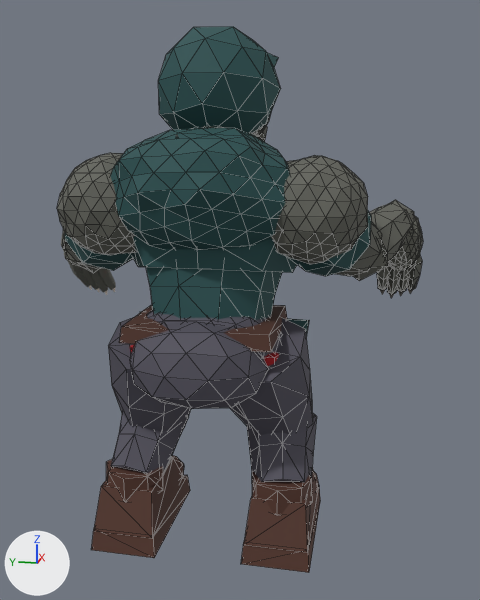
The glTF model assets/inf.alpha-hoodie/model.glb: old version first, new version second.
Both versions are drawn from a camera (50 mm lens) standing at (-2.807, -0.717, 1.888) and looking at (0.274, -0.101, 1.117). The lights are fixed; the arrows at lower left show +X, +Y and +Z. The older version comes first. Mesh edges are drawn as thin lines on the coarser meshes. Where no turn or scale is listed for an object, it has been applied to the vertices. Vertices at exactly the same position are counted once.

Objects in the first picture: 'armL__alpha', 'armR__alpha', 'footL__alpha', 'footR__alpha', 'handR__alpha', 'head__alpha', 'hip__alpha', 'legL__alpha', 'legR__alpha', 'shinL__alpha', 'shinR__alpha', 'torso__alpha' and 4 more.
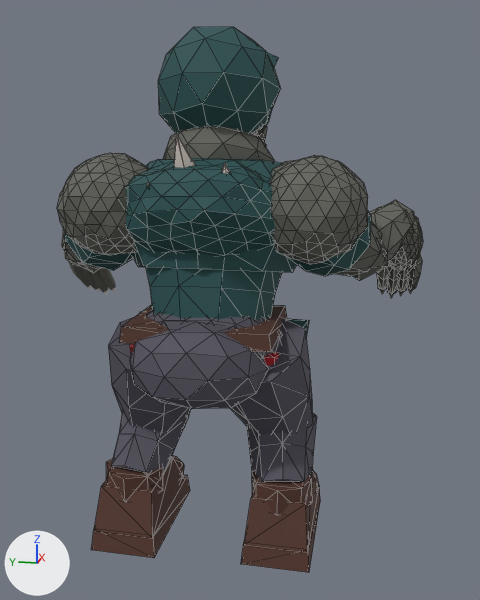
The edits, one by one:
me_abdomen is used by ob_torso__alpha; location (0.0, 0.0, 0.0).
me_abdomen had 446 vertices, 812 faces and spanned x -0.331..0.634, y -0.486..0.477, z 0.753..1.96.
me_abdomen now has 446 vertices, 812 faces and spans x -0.254..0.634, y -0.486..0.477, z 0.753..1.96.
me_abdomen part 1: the loose piece of 162 vertices spanning x -0.331..0.419, y -0.448..0.427, z 1.358..1.922 is multiplied about its middle by the matrix ((0.835, 0.0, -0.007), (0.0, 0.953, 0.0), (-0.007, 0.0, 0.817)), then moved by (0.016, 0.0, -0.079).

Location of each change, (x1, y1, x2, y2) in pixels of the pictures (480 x 600 px; the box of a moved part takes in the faces that stretch with it):
'torso__alpha', reshaped (7% narrower): before (110, 126, 309, 336); after (125, 126, 309, 336)
part 1 of me_abdomen, moved or reshaped: before (110, 128, 290, 250); after (125, 160, 275, 256)
